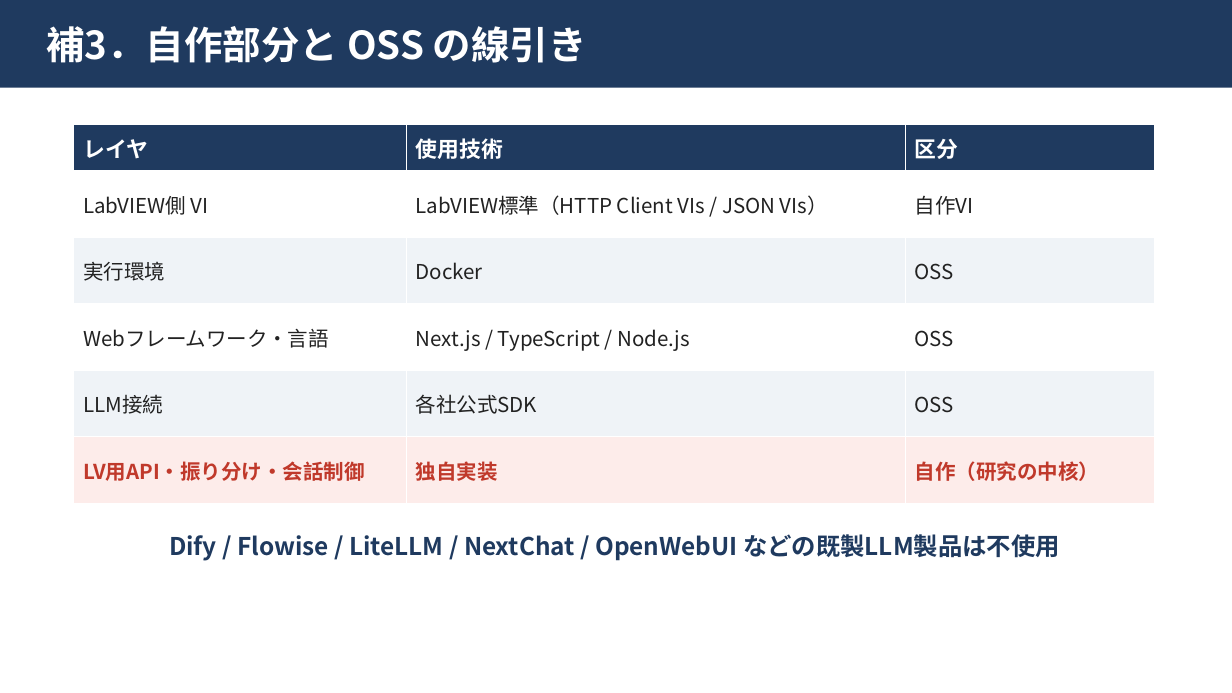
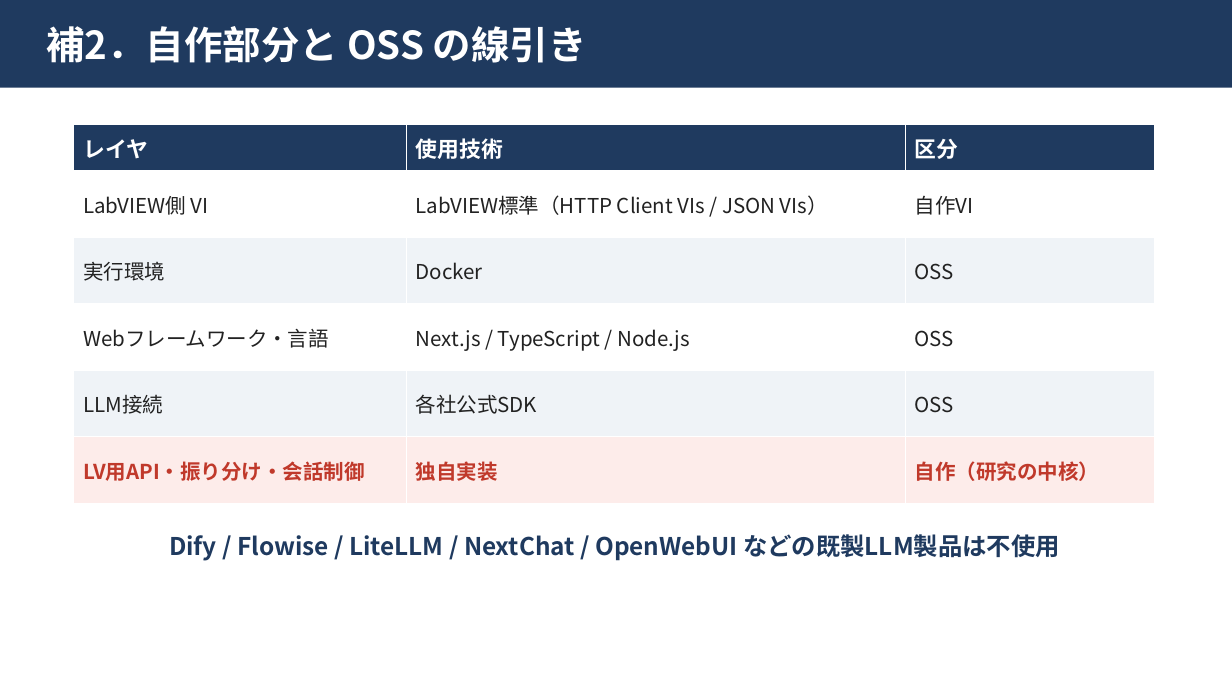
Before and after one commit to kaito3061/Trilogue1, a slide deck: slide 17 of docs/export/中間発表_柴尾.pptx (slide 19 before the commit). Drawn at 1232x693 pixels with LibreOffice and Linux fonts; fonts in the diff are those of the drawing. Boxes give left, top, right and bottom in pixels: in the first picture for what was removed or moved away, otherwise in the second. Text is boxed around its words. In the diff, an @@ line names an element or a change of style, - is before the commit and + after.

```diff
--- a/docs/export/中間発表_柴尾.pptx
+++ b/docs/export/中間発表_柴尾.pptx
@@ text in rectangle at box(46, 26, 587, 63): text changed @@
-補3．自作部分と OSS の線引き
+補2．自作部分と OSS の線引き
```
Also in this commit, not shown: 12 other slides changed, 1 slide added, 3 slides removed, 3 other files.
